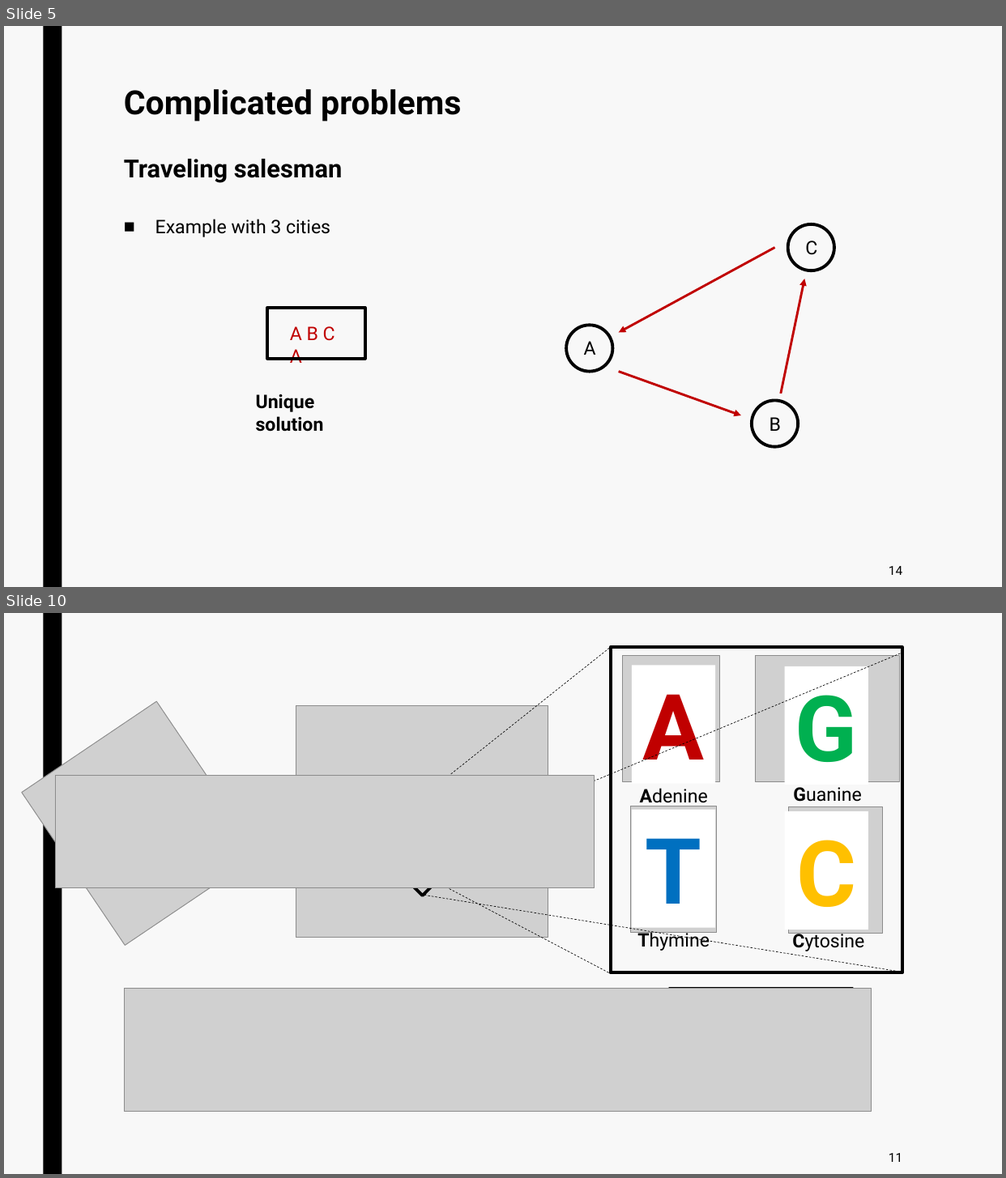
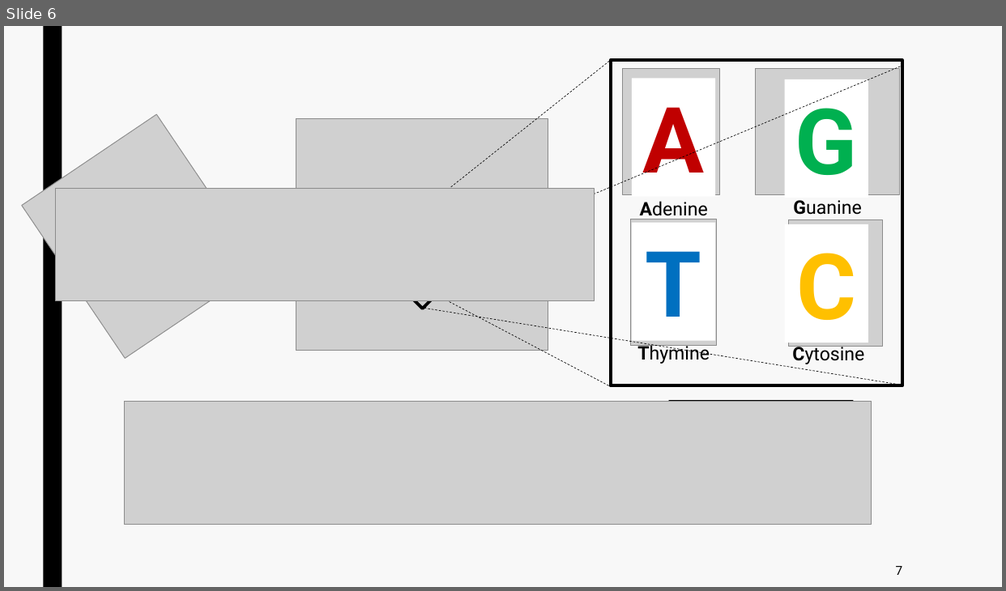
Before and after one commit to jurtasun/presentations, a slide deck: 202306_CRG_Postdoc/230623_GRG_Postdoc.ppt. Shown one above the other, each under a label of ours: slides 5 and 10 before the commit, slide 6 after it; the slides between them are not shown. The pictures are 1006x1178 and 1006x591 pixels, drawn with LibreOffice and Linux fonts; fonts in the diff are those of the drawing; grey boxes stand for pictures. Boxes give left, top, right and bottom in pixels: in the first picture for what was removed or moved away, otherwise in the second. Text is boxed around its words. In the diff, an @@ line names an element or a change of style, - is before the commit and + after.

```diff
--- a/202306_CRG_Postdoc/230623_GRG_Postdoc.ppt
+++ b/202306_CRG_Postdoc/230623_GRG_Postdoc.ppt
@@ slide 5 removed at (4,26,1002,587), background #F8F8F8; not listed: 1 template element that a slide beside it also shows @@
@@ title removed at (124,89,461,183) @@
-Complicated problems
-Traveling salesman
@@ text removed at (155,219,330,237) @@
-■ Example with 3 cities
@@ ellipse removed at (788,224,834,271) @@
@@ text removed at (805,241,817,255) @@
-C
@@ arrow removed from (775, 248) to (619, 333) @@
@@ arrow removed from (781, 394) to (805, 279) @@
@@ rectangle removed at (267,308,364,358) @@
@@ text removed at (290,327,335,363) @@
-A B C A
@@ ellipse removed at (566,326,612,372) @@
@@ text removed at (584,341,596,355) @@
-A
@@ arrow removed from (619, 372) to (741, 416) @@
@@ text removed at (256,395,324,432) @@
-Unique solution
@@ ellipse removed at (752,401,799,447) @@
@@ text removed at (769,417,781,431) @@
-B
@@ text removed at (889,566,902,575) @@
-14
@@ what was slide 10 is now slide 6 @@
@@ page number at (896,566,903,575): text changed @@
-11
+7
```
Also in this commit, not shown: 3 slides changed, 13 slides added, 12 other slides removed, 3 other files.
